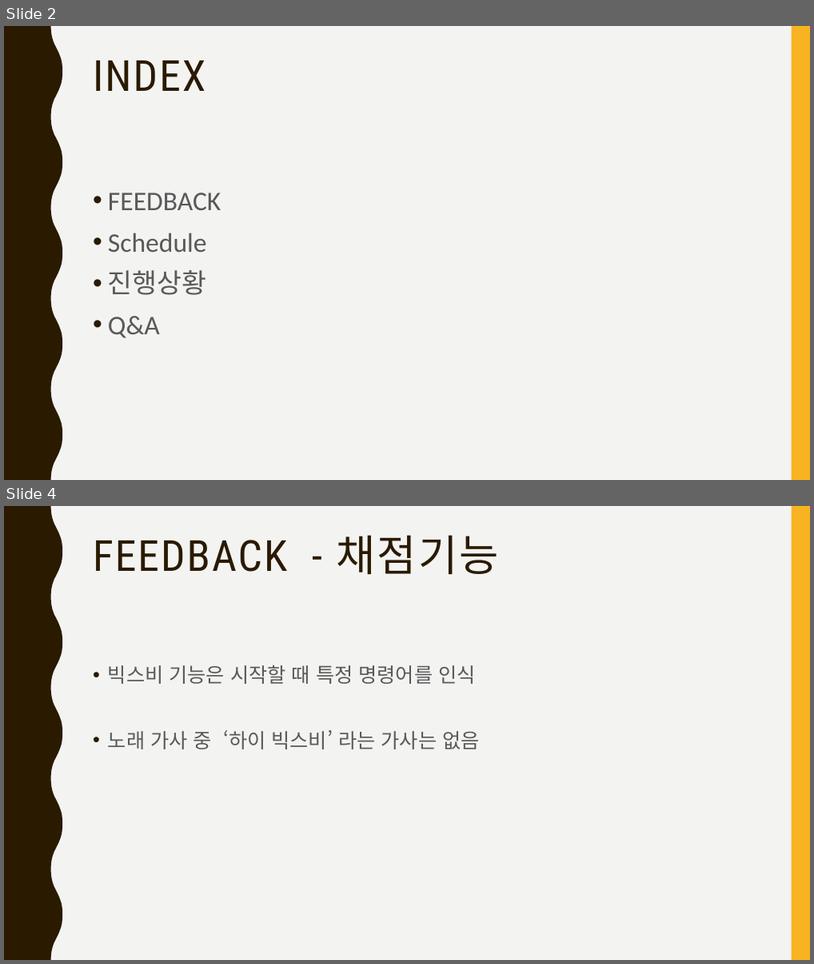
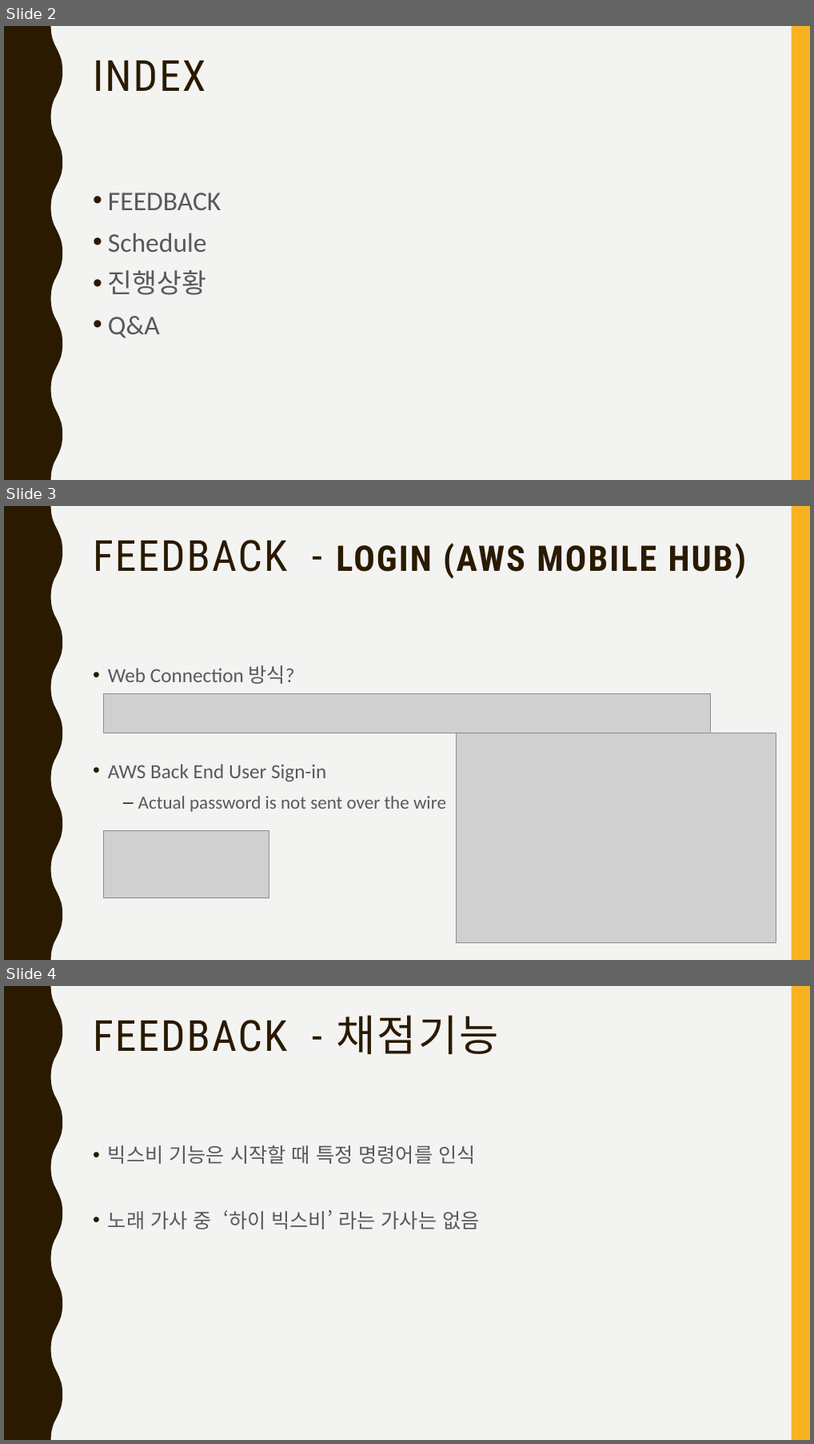
Before and after one commit to comnamu18/VoiceCAU, a slide deck: Documents/7주차/캡스톤_발표_7주차_v0.1.pptx. Shown one above the other, each under a label of ours: slides 2 and 4 before the commit, slides 2, 3 and 4 after it; the slides between them are not shown. The pictures are 814x964 and 814x1444 pixels, drawn with LibreOffice and Linux fonts; fonts in the diff are those of the drawing; grey boxes stand for pictures. Boxes give left, top, right and bottom in pixels: in the first picture for what was removed or moved away, otherwise in the second. Text is boxed around its words. In the diff, an @@ line names an element or a change of style, - is before the commit and + after.

```diff
--- a/Documents/7주차/캡스톤_발표_7주차_v0.1.pptx
+++ b/Documents/7주차/캡스톤_발표_7주차_v0.1.pptx
@@ slide 3 added at (4, 506, 810, 960), background #F3F3F2; not listed: 2 template elements that a slide beside it also shows @@
@@ title added at (93, 540, 746, 579), 42 pt, text #2A1A00, bold @@
+FEEDBACK - LOGIN (AWS MOBILE HUB)
@@ text added at (108, 665, 446, 812), 24 pt, text #595959 @@
+• Web Connection 방식?
+• AWS Back End User Sign-in
+  – Actual password is not sent over the wire
@@ picture added at (104, 693, 711, 733) @@
@@ picture added at (457, 732, 777, 942) @@
@@ picture added at (104, 830, 270, 897) @@
```
Also in this commit, not shown: 1 slide removed, 2 other files.
